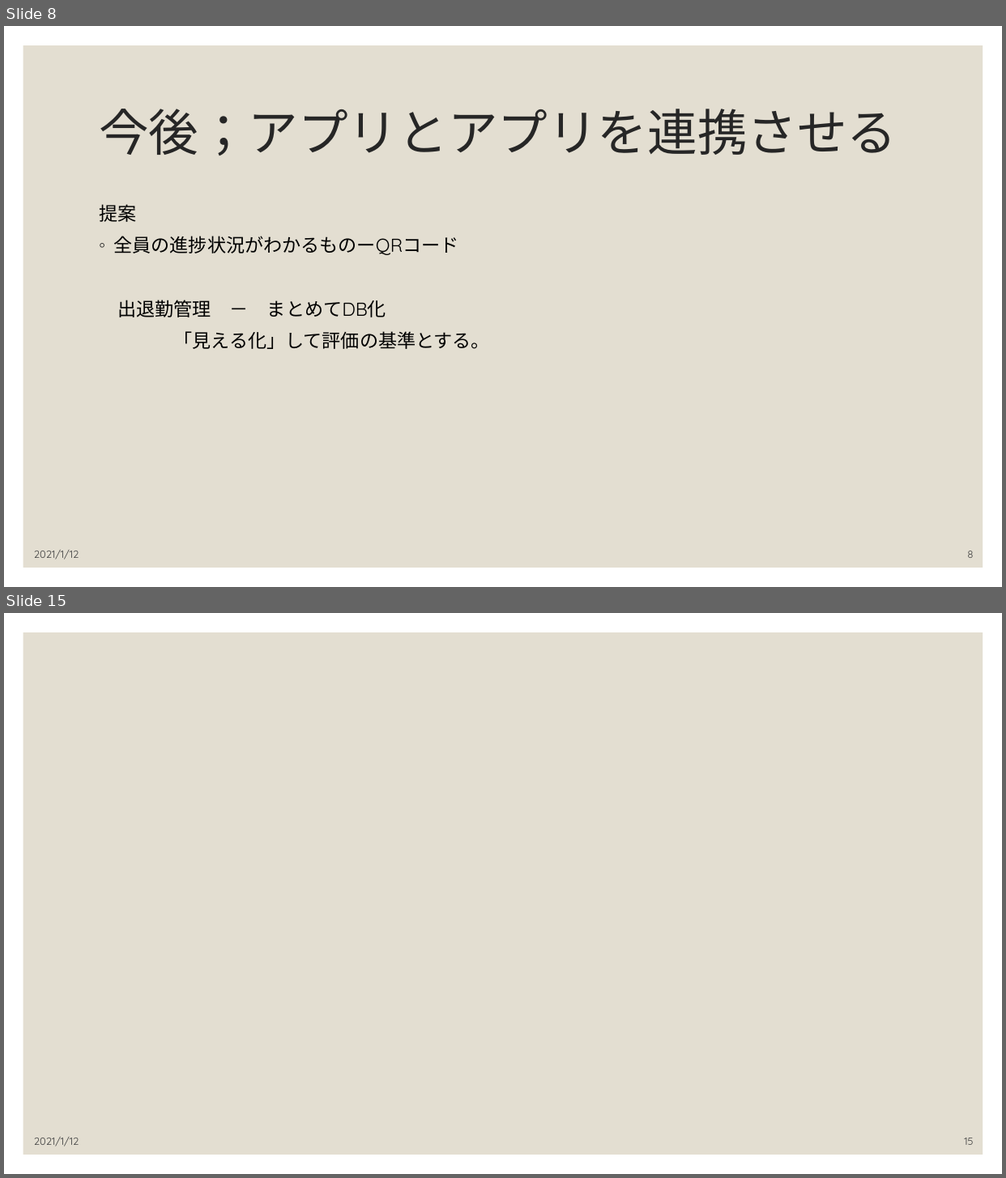
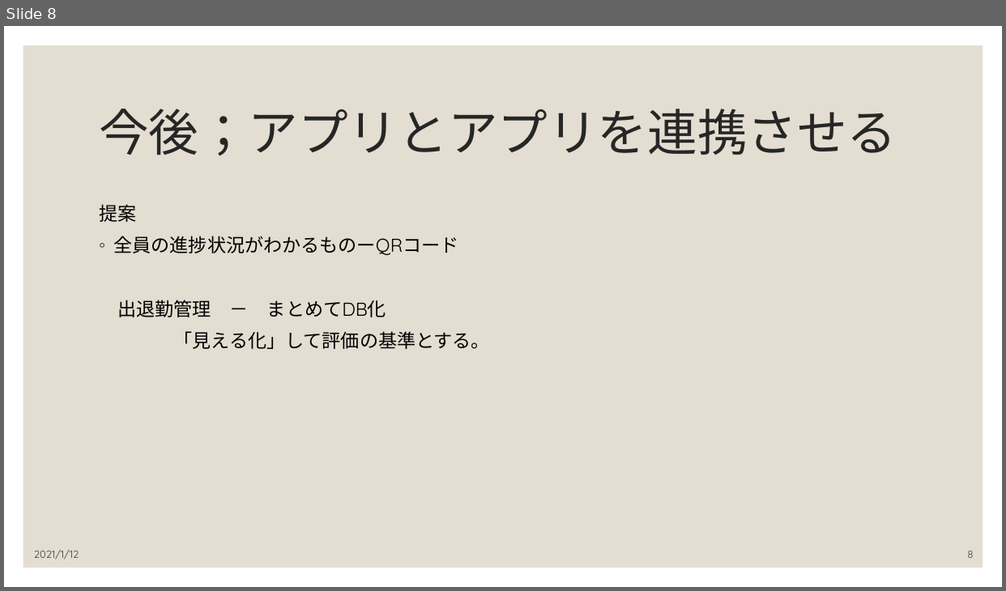
Before and after one commit to karm3104/PolyTech, a slide deck: 事例調査/034780スマート生産チャットボット.pptx. Shown one above the other, each under a label of ours: slides 8 and 15 before the commit, slide 8 after it; the slides between them are not shown. The pictures are 1006x1178 and 1006x591 pixels, drawn with LibreOffice and Linux fonts; fonts in the diff are those of the drawing. Boxes give left, top, right and bottom in pixels: in the first picture for what was removed or moved away, otherwise in the second. Text is boxed around its words. In the diff, an @@ line names an element or a change of style, - is before the commit and + after.

```diff
--- a/事例調査/034780スマート生産チャットボット.pptx
+++ b/事例調査/034780スマート生産チャットボット.pptx
@@ slide 15 removed at (4,613,1002,1174), background #FFFFFF; not listed: 1 template element that a slide beside it also shows @@
@@ text removed at (34,1137,79,1147) @@
-2021/1/12
@@ page number removed at (964,1138,973,1145) @@
-15
```
Also in this commit, not shown: 4 slides changed, 2 slides added, 3 other slides removed, 4 other files.
